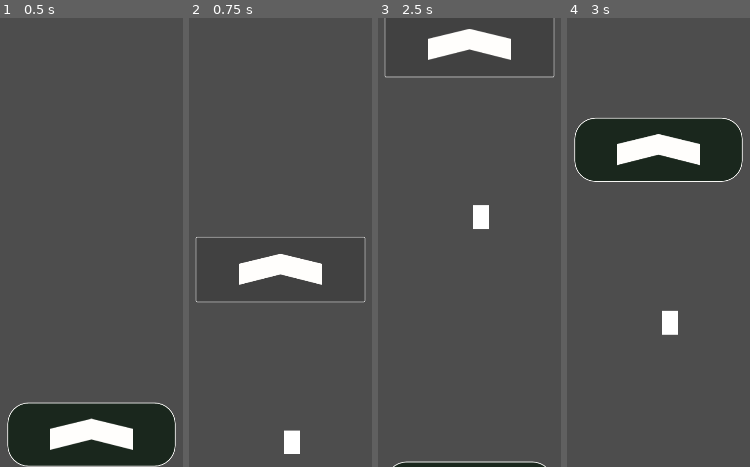
Above: before the commit, frames 1-4 (left to right).
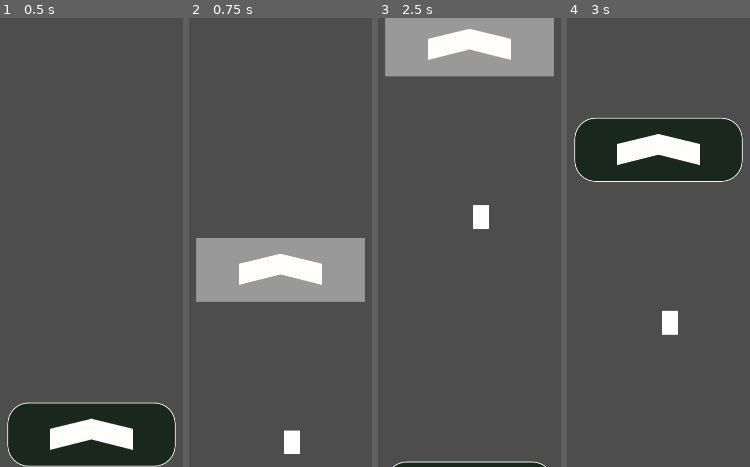
Above: after the commit, the same moments.

Repository: CyberGardenDrone/Application
Game: Godot game, scene res://Content/Scenes/root.tscn
Two runs of this game, one before a commit and one after it. Both use one fixed random seed, a clock stepped at 60 frames per second and the inputs below.
Inputs (mouse positions are in pixels of both pictures, inside the frame that each line leads up to):
- Up to frame 1 (0.5 s): no input
- Up to frame 2 (0.75 s): click (280, 435) at 0.5 s
- Up to frame 3 (2.5 s): click (469, 435) at 1.25 s; click (469, 435) at 2 s
- Up to frame 4 (3 s): click (658, 435) at 2.75 s

Frame 1 is identical in both runs. In frame 2, 12% of the frame differs, in the area x 3-97%, y 48-64%; in frame 3, 10%; in frame 4, nothing differs.

Commit message:
Good

Diff:
--- a/Content/Scenes/menu.tscn
+++ b/Content/Scenes/menu.tscn
@@ -1,9 +1,13 @@
-[gd_scene load_steps=5 format=3 uid="uid://cmcbhxxqxlnjj"]
+[gd_scene load_steps=9 format=3 uid="uid://cmcbhxxqxlnjj"]
 
 [ext_resource type="Script" path="res://Content/Scripts/menu.gd" id="1_yhqol"]
 [ext_resource type="Texture2D" uid="uid://cbq4dewvbwvo7" path="res://Content/Textures/Rectangle 2(6).png" id="2_gxtni"]
 [ext_resource type="Theme" uid="uid://cttqyp62eom6m" path="res://Content/Themes/MenuTheme.tres" id="2_h1sot"]
 [ext_resource type="StyleBox" uid="uid://byraflk760pws" path="res://Content/Themes/NormalBut.tres" id="3_tjfh0"]
+[ext_resource type="StyleBox" uid="uid://2pigan5wmydy" path="res://Content/Themes/HoverBut.tres" id="4_04nke"]
+[ext_resource type="StyleBox" uid="uid://xe6ybof5cytx" path="res://Content/Themes/PressedBut.tres" id="5_p514o"]
+[ext_resource type="StyleBox" uid="uid://ox7o6tpqkrlp" path="res://Content/Themes/DisableBut.tres" id="6_3t4q3"]
+[ext_resource type="StyleBox" uid="uid://cxxn6wxheubru" path="res://Content/Themes/FocusBut.tres" id="7_ltwi3"]
 
 [node name="Menu" type="Control"]
 layout_mode = 3
@@ -39,6 +43,10 @@
 grow_horizontal = 2
 theme = ExtResource("2_h1sot")
 theme_override_styles/normal = ExtResource("3_tjfh0")
+theme_override_styles/hover = ExtResource("4_04nke")
+theme_override_styles/pressed = ExtResource("5_p514o")
+theme_override_styles/disabled = ExtResource("6_3t4q3")
+theme_override_styles/focus = ExtResource("7_ltwi3")
 icon = ExtResource("2_gxtni")
 icon_alignment = 1
 
--- /dev/null
+++ b/Content/Themes/DisableBut.tres
@@ -0,0 +1,3 @@
+[gd_resource type="StyleBoxFlat" format=3 uid="uid://ox7o6tpqkrlp"]
+
+[resource]
--- /dev/null
+++ b/Content/Themes/FocusBut.tres
@@ -0,0 +1,3 @@
+[gd_resource type="StyleBoxFlat" format=3 uid="uid://cxxn6wxheubru"]
+
+[resource]
--- /dev/null
+++ b/Content/Themes/HoverBut.tres
@@ -0,0 +1,3 @@
+[gd_resource type="StyleBoxFlat" format=3 uid="uid://2pigan5wmydy"]
+
+[resource]
--- /dev/null
+++ b/Content/Themes/PressedBut.tres
@@ -0,0 +1,3 @@
+[gd_resource type="StyleBoxFlat" format=3 uid="uid://xe6ybof5cytx"]
+
+[resource]
